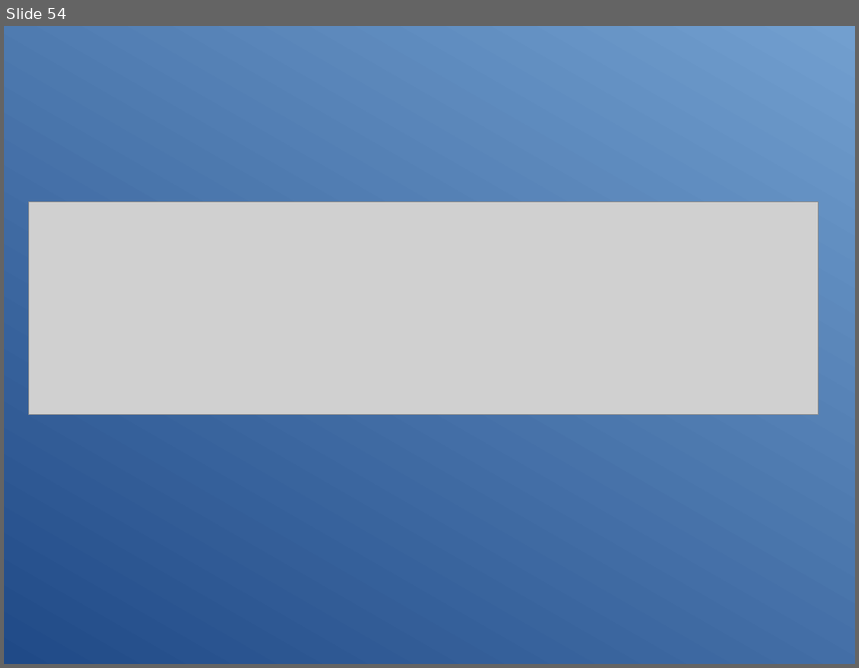
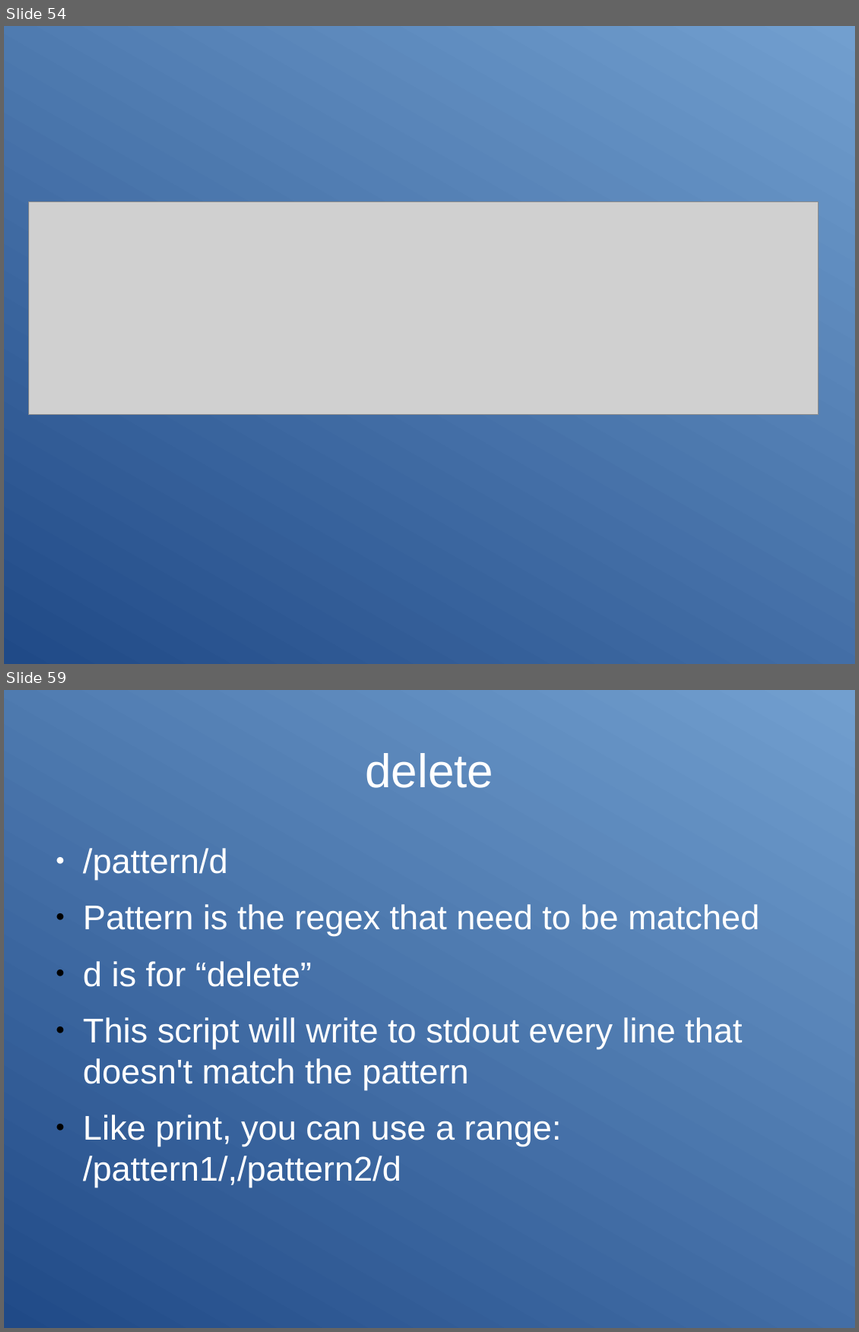
Before and after one commit to Clibre/An-introduction-to-bash, a slide deck: presentation.odp. Shown one above the other, each under a label of ours: slide 54 before the commit, slides 54 and 59 after it; the slides between them are not shown. The pictures are 859x668 and 859x1332 pixels, drawn with LibreOffice and Linux fonts; fonts in the diff are those of the drawing; grey boxes stand for pictures. Boxes give left, top, right and bottom in pixels: in the first picture for what was removed or moved away, otherwise in the second. Text is boxed around its words. In the diff, an @@ line names an element or a change of style, - is before the commit and + after.

```diff
--- a/presentation.odp
+++ b/presentation.odp
@@ slide 59 added at <box>4,690,855,1328</box>, background gradient #204A87 to #729FCF @@
@@ title added at <box>365,753,493,788</box>, 44 pt, text #FFFFFF @@
+delete
@@ text added at <box>83,848,759,1188</box>, 32 pt, text #FFFFFF @@
+● /pattern/d
+● Pattern is the regex that need to be matched
+● d is for “delete”
+● This script will write to stdout every line that doesn't match the pattern
+● Like print, you can use a range: /pattern1/,/pattern2/d
```
Also in this commit, not shown: 2 slides changed, 6 other slides added, 5 other files.
